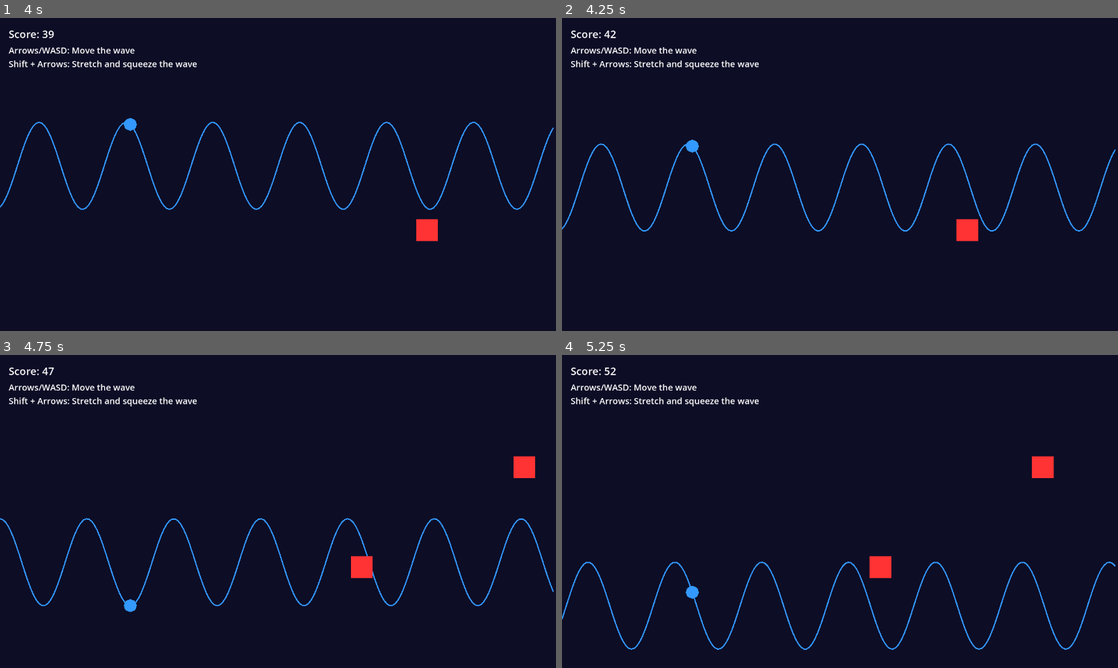
Above: before the commit, frames 1-4 (two rows, left to right).
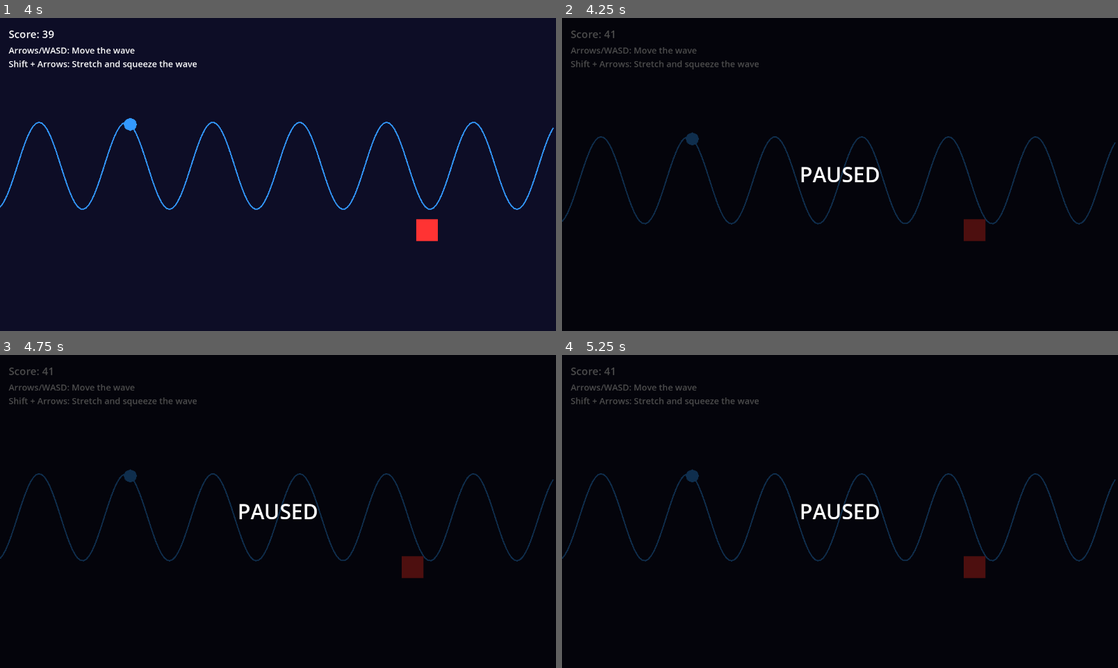
Above: after the commit, the same moments.

Repository: willist/sine-game
Game: Godot game, scene res://main.tscn
Two runs of this game, one before a commit and one after it. Both use one fixed random seed, a clock stepped at 60 frames per second and the inputs below.
Inputs:
- Up to frame 1 (4 s): hold W (move_up) 0.53-1.28 s; hold A (decrease_wavelength) 0.53-1.28 s; hold S (move_down) 1.28-2.03 s; tap D (increase_wavelength) at 1.35 s; hold Shift 2.03-2.78 s; hold W (move_up) 2.03-3.53 s; tap A (decrease_wavelength) at 2.85 s; hold S (move_down) from 3.53 s (still down); hold D (increase_wavelength) from 3.53 s (still down)
- Up to frame 2 (4.25 s): keep holding S (move_down); keep holding D (increase_wavelength); tap Escape (toggle_pause, bound only after the commit) at 4.15 s
- Up to frame 3 (4.75 s): keep holding S (move_down); release D (increase_wavelength) at 4.28 s; tap Shift at 4.35 s
- Up to frame 4 (5.25 s): keep holding S (move_down); hold A (decrease_wavelength) from 5.03 s (still down)

Frame 1 is identical in both runs. In frame 2, 99% of the frame differs, in the area x 0-100%, y 0-100%; in frame 3, 99%; in frame 4, 99%.

Commit message:
feat: add pause functionality with ESC key
- Add toggle_pause input action for ESC key
- Create pause overlay with semi-transparent background
- Show centered PAUSED text when game is paused
- Properly handle process modes to pause game elements
- Set spawned obstacles to pausable mode
- Prevent score counter from updating while paused

Diff:
--- a/main.gd
+++ b/main.gd
@@ -4,6 +4,7 @@
 @onready var surfer = $Surfer
 @onready var obstacle_timer = $ObstacleTimer
 @onready var score_label = $UI/ScoreLabel
+@onready var pause_overlay = $UI/PauseOverlay
 
 var obstacle_scene = preload("res://obstacle.tscn")
 var score: int = 0
@@ -11,21 +12,35 @@
 
 func _ready():
 	surfer.set_wave(wave)
+	pause_overlay.hide()
+
+func _unhandled_input(event):
+	if event.is_action_pressed("toggle_pause"):
+		toggle_pause()
 
 func _process(delta):
-	game_time += delta
-	score = int(game_time * 10)
-	score_label.text = "Score: " + str(score)
+	if not get_tree().paused:
+		game_time += delta
+		score = int(game_time * 10)
+		score_label.text = "Score: " + str(score)
 
-	# Increase difficulty over time
-	var difficulty = 1.0 + (game_time / 30.0)
-	obstacle_timer.wait_time = max(1.0, 2.0 / difficulty)
+		# Increase difficulty over time
+		var difficulty = 1.0 + (game_time / 30.0)
+		obstacle_timer.wait_time = max(1.0, 2.0 / difficulty)
+
+func toggle_pause():
+	get_tree().paused = !get_tree().paused
+	if get_tree().paused:
+		pause_overlay.show()
+	else:
+		pause_overlay.hide()
 
 func _on_obstacle_timer_timeout():
 	spawn_obstacle()
 
 func spawn_obstacle():
 	var obstacle = obstacle_scene.instantiate()
+	obstacle.process_mode = Node.PROCESS_MODE_PAUSABLE
 
 	# Random Y position
 	var random_y = randf_range(150, 570)
--- a/main.tscn
+++ b/main.tscn
@@ -5,6 +5,7 @@
 [ext_resource type="Script" uid="uid://dsdv2lhx6ir6j" path="res://main.gd" id="3_main"]
 
 [node name="Main" type="Node2D"]
+process_mode = 3
 script = ExtResource("3_main")
 
 [node name="ColorRect" type="ColorRect" parent="."]
@@ -13,10 +14,13 @@
 color = Color(0.05, 0.05, 0.15, 1)
 
 [node name="Wave" parent="." instance=ExtResource("1_wave")]
+process_mode = 1
 
 [node name="Surfer" parent="." instance=ExtResource("2_surfer")]
+process_mode = 1
 
 [node name="ObstacleTimer" type="Timer" parent="."]
+process_mode = 1
 wait_time = 2.0
 autostart = true
 
@@ -39,4 +43,30 @@
 text = "Arrows/WASD: Move the wave
 Shift + Arrows: Stretch and squeeze the wave"
 
+[node name="PauseOverlay" type="ColorRect" parent="UI"]
+process_mode = 3
+anchors_preset = 15
+anchor_right = 1.0
+anchor_bottom = 1.0
+grow_horizontal = 2
+grow_vertical = 2
+color = Color(0, 0, 0, 0.7)
+
+[node name="PauseLabel" type="Label" parent="UI/PauseOverlay"]
+layout_mode = 0
+anchor_left = 0.5
+anchor_top = 0.5
+anchor_right = 0.5
+anchor_bottom = 0.5
+offset_left = -100.0
+offset_top = -40.0
+offset_right = 100.0
+offset_bottom = 40.0
+grow_horizontal = 2
+grow_vertical = 2
+theme_override_font_sizes/font_size = 48
+text = "PAUSED"
+horizontal_alignment = 1
+vertical_alignment = 1
+
 [connection signal="timeout" from="ObstacleTimer" to="." method="_on_obstacle_timer_timeout"]
--- a/project.godot
+++ b/project.godot
@@ -71,6 +71,11 @@
 , Object(InputEventKey,"resource_local_to_scene":false,"resource_name":"","device":0,"window_id":0,"alt_pressed":false, …(184 unchanged characters)…
 ]
 }
+toggle_pause={
+"deadzone": 0.5,
+"events": [Object(InputEventKey,"resource_local_to_scene":false,"resource_name":"","device":0,"window_id":0,"alt_pressed":false,"shift_pressed":false,"ctrl_pressed":false,"meta_pressed":false,"pressed":false,"keycode":0,"physical_keycode":4194305,"key_label":0,"unicode":0,"location":0,"echo":false,"script":null)
+]
+}
 
 [rendering]
 
